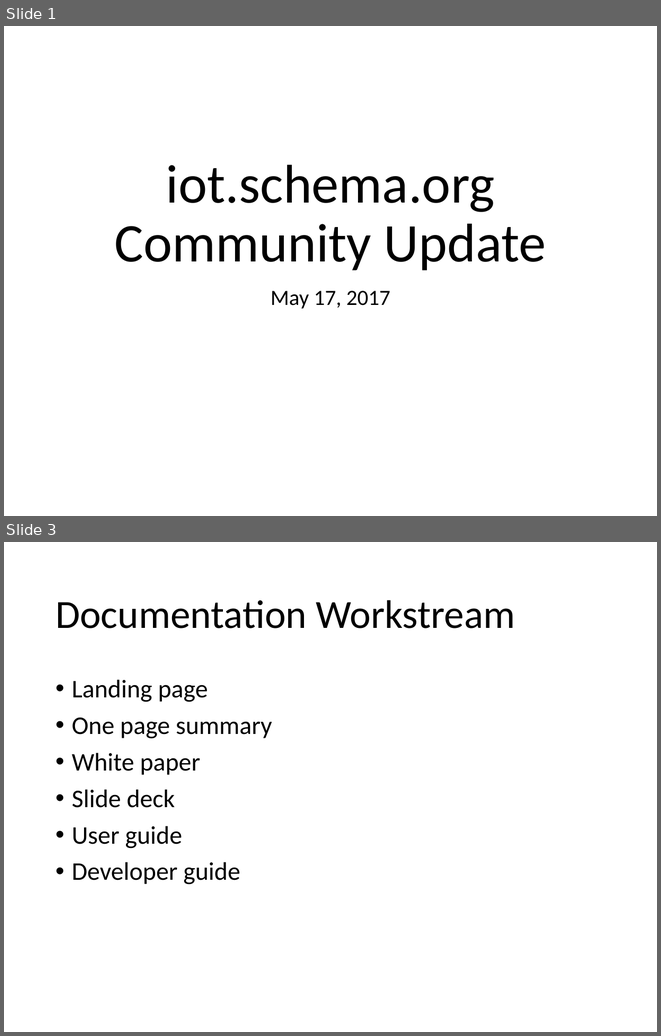
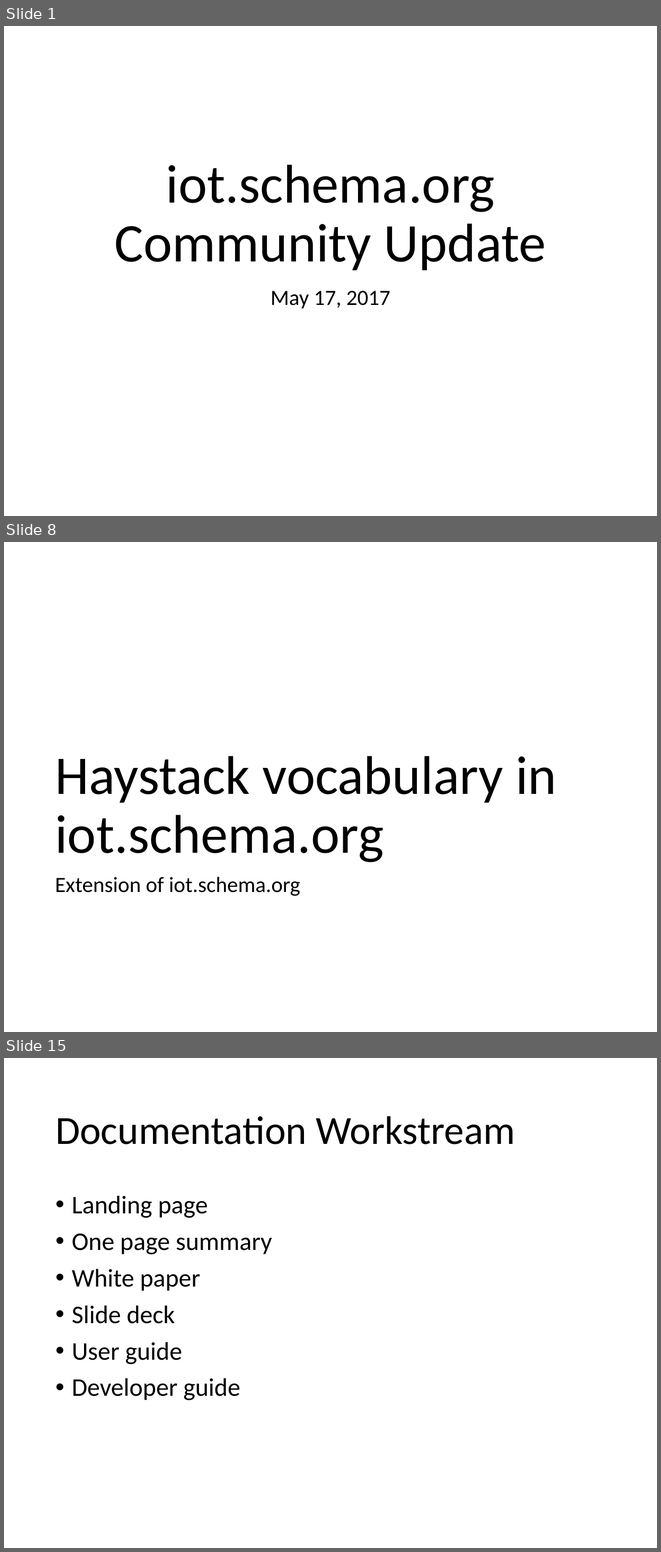
Before and after one commit to iot-schema-collab/teleconferences, a slide deck: iotschema-17may20218.pptx. Shown one above the other, each under a label of ours: slides 1 and 3 before the commit, slides 1, 8 and 15 after it; the slides between them are not shown. The pictures are 661x1036 and 661x1552 pixels, drawn with LibreOffice and Linux fonts; fonts in the diff are those of the drawing. Boxes give left, top, right and bottom in pixels: in the first picture for what was removed or moved away, otherwise in the second. Text is boxed around its words. In the diff, an @@ line names an element or a change of style, - is before the commit and + after.

```diff
--- a/iotschema-17may20218.pptx
+++ b/iotschema-17may20218.pptx
@@ slide 8 added at (4,542,657,1032), background #FFFFFF @@
@@ title added at (55,756,556,862), 60 pt, text #000000 @@
+Haystack vocabulary in iot.schema.org
@@ text added at (55,876,300,896), 24 pt, text #000000 @@
+Extension of iot.schema.org
@@ what was slide 3 is now slide 15 @@
```
Also in this commit, not shown: 2 slides changed, 10 other slides added, 1 slide removed, 1 other file.
